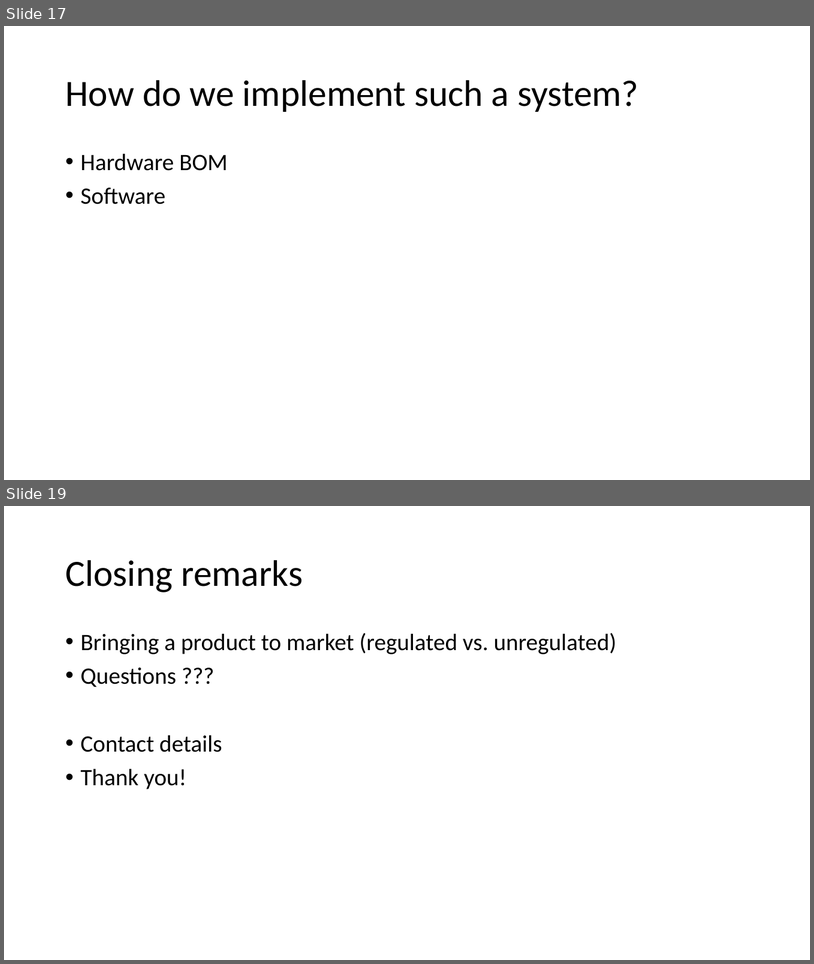
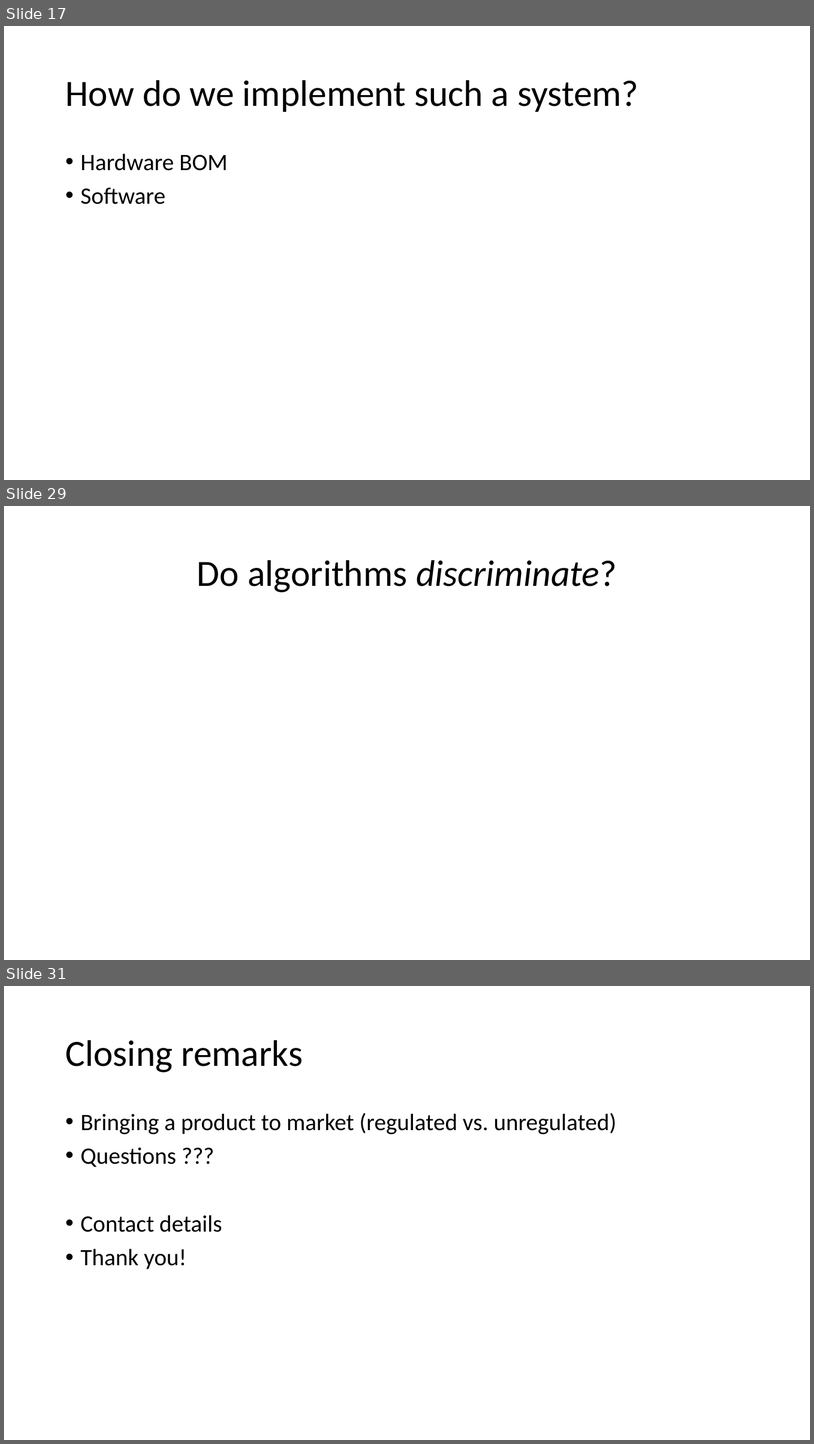
Before and after one commit to dsikar/pi-face-recognition, a slide deck: workshop/FaceRecognitionInTheWild-Presentation.pptx. Shown one above the other, each under a label of ours: slides 17 and 19 before the commit, slides 17, 29 and 31 after it; the slides between them are not shown. The pictures are 814x964 and 814x1444 pixels, drawn with LibreOffice and Linux fonts; fonts in the diff are those of the drawing. Boxes give left, top, right and bottom in pixels: in the first picture for what was removed or moved away, otherwise in the second. Text is boxed around its words. In the diff, an @@ line names an element or a change of style, - is before the commit and + after.

```diff
--- a/workshop/FaceRecognitionInTheWild-Presentation.pptx
+++ b/workshop/FaceRecognitionInTheWild-Presentation.pptx
@@ slide 29 added at bbox=[4, 506, 810, 960], background #FFFFFF @@
@@ title added at bbox=[197, 560, 617, 592], 44 pt, text #000000 @@
+Do algorithms discriminate?
@@ what was slide 19 is now slide 31 @@
```
Also in this commit, not shown: 4 slides changed, 11 other slides added.
